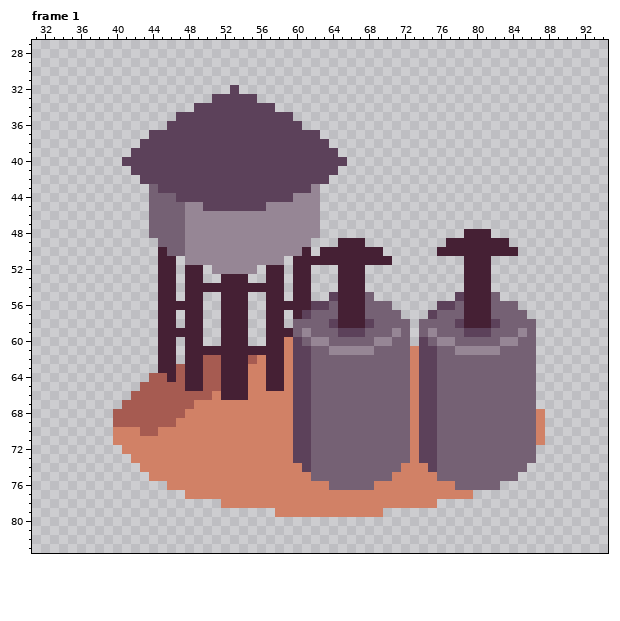
A pixel-art file gets an edit: assets/aseprite/facilities.aseprite. Above, as it was before the edit.
128x128 pixels, 8 frames. Shown: frame 1: x 31..94, y 27..83. The commit also changed other frames, which this record leaves out.
After:
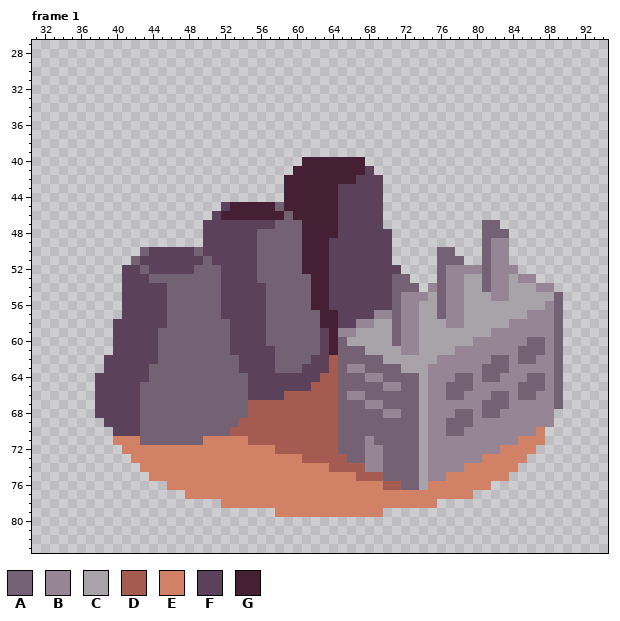
Palette (. is transparent): A #756174  B #968695  C #a8a3a8  D #a65b51  E #d18166  F #5c415a  G #452034
From old to new:
layer "CoalPlantFlat/CoalPlantStart" now shown
layer "WaterPump/Parts/Circle" now hidden
layer "WaterPump/Parts/Tank" now hidden
layer "WaterPump/Parts/TankRoof" now hidden
layer "WaterPump/Parts/Pumps" now hidden
layer "WaterPump/AnimOn" now hidden
Changed rows in their new state; - is an unchanged pixel.
Frame 1:
first column x 38:
32 ---------------.------------------------------------
33 -------------.....----------------------------------
34 -----------.........--------------------------------
35 ---------.............------------------------------
36 --------...............-----------------------------
37 ------...................---------------------------
38 -----.....................--------------------------
39 ----.......................-------------------------
40 ---....................GGGGGGG----------------------
41 ----..................GGGGGGGGF---------------------
42 -----................GGGGGGGGFFF--------------------
43 ------...............GGGGGGFFFFF--------------------
44 ------...............GGGGGGFFFFF--------------------
45 ------........-GGGGGAGGGGGGFFFFF--------------------
46 ------.......FGGGGGGGAGGGGGFFFFF--------------------
47 ------......FFFFFFFFAAAGGGGFFFFF-----------AA-------
48 ------......FFFFFFAAAAAGGGGFFFFFF--------..AAA------
49 -------.....FFFFFFAAAAAGGGFFFFFFF------....ABB------
50 -----AFFFFFAFFFFFFAAAAA-G-FFFFFFF-----AA...ABB.-----
51 ----AFFFFFFFAFFFFFAAAAA---FFFFFFF-----AAA..ABB------
52 ---FFAFFFFFAAAFFFFAAAAA-GGFFFFFFFF----ABBBBABBB-----
53 ---FFFAAAAAAAAFFFFAAAAAAGGFFFFFFFAA---ABBCCABBCBB---
54 ---FFFFFAAAAAAFFFFFAAAAAGGFFFFFFFAAA-BABBCCABBCCCBB-
55 ---FFFFFAAAAAAFFFFFAAAAAGG-FFFFFFABBBCABBCCCBBCCCCCA
56 ---FFFFFAAAAAAFFFFFAAAAAGGFFFFFFFABBCCABBCCCCCCCCCBA
57 ---FFFFFAAAAAAFFFFFAAAAA-GGFFFFBB-BBCC-BBCCCCCCCBBBA
58 --FFFFFFAAAAAAAFFFFAAA---GGFFBBCC-BBCCCBBCCCCCBBBBBA
59 --FFFFFAAAAAAAAFFFFAAA-A-FGBBCCCCABBCCCCCCCCBBB-BBBA
60 --FFFFFAAAAAAAAFFFFAAAA-AFG-CCCCC-BBCCCCCCBBB--B-ABA
61 --FFFFFAAAAAAAAFFFFFAAAA-FGAAACCCCBBCCCC-----BB--ABA
62 -FFFFFFAAAAAAAAAFFFFAAAAFFD-----CCCCCCBBBBBB--B--BBA
63 -FFFFFAAAAAAAAAAFFFFAAA-FFD-BB----CCCBBBBBB---BBBBBA
64 FFFFFFAAAAAAAAAAAFFFFF--FDD---BB---ACBBB--B--BBB-ABA
65 FFFFFAAAAAAAAAAAAFFFFF--DDD-----BB-ACBB---BBBBB--ABA
66 FFFFFAAAAAAAAAAAAFFFFDDDDDD-BB-----ACBB--BBB--B--BBA
67 FFFFFAAAAAAAAAAAADDDDDDDDDD---BB---ACBBBBBB---BBBBBA
68 FFFFFAAAAAAAAAAAADDDDDDDDDD-----BB-ACBBB--B--BBBBBB-
69 -FFFFAAAAAAAAAAADDDDDDDDDDD--------ACBB---BBBBBBBBB-
70 --FFFAAAAAAAAAADDDDDDDDDDDD--------ACBB--BBBBBBBB---
71 -----AAAAAAA-----DDDDDDDDDD---B----ACBBBBBBBBBBEE---
72 --------------------DDDDDDD---BB---ACBBBBBBBBEEEE---
73 ----------------------EDDDDD--BB---ACBBBBBBEEEEE.---
74 -----------------------EEEDDDDBB--AACBBBBEEEEEE.----
75 ------------------------EEEEEDDD-AAACBBEEEEEEE.-----
76 --------------------------EEEEE-DDAAC---EEEE.-------
Boxes around the changes in both pictures, in picture pixels (x1, y1, x2, y2):
changed: (95, 85, 563, 490)
